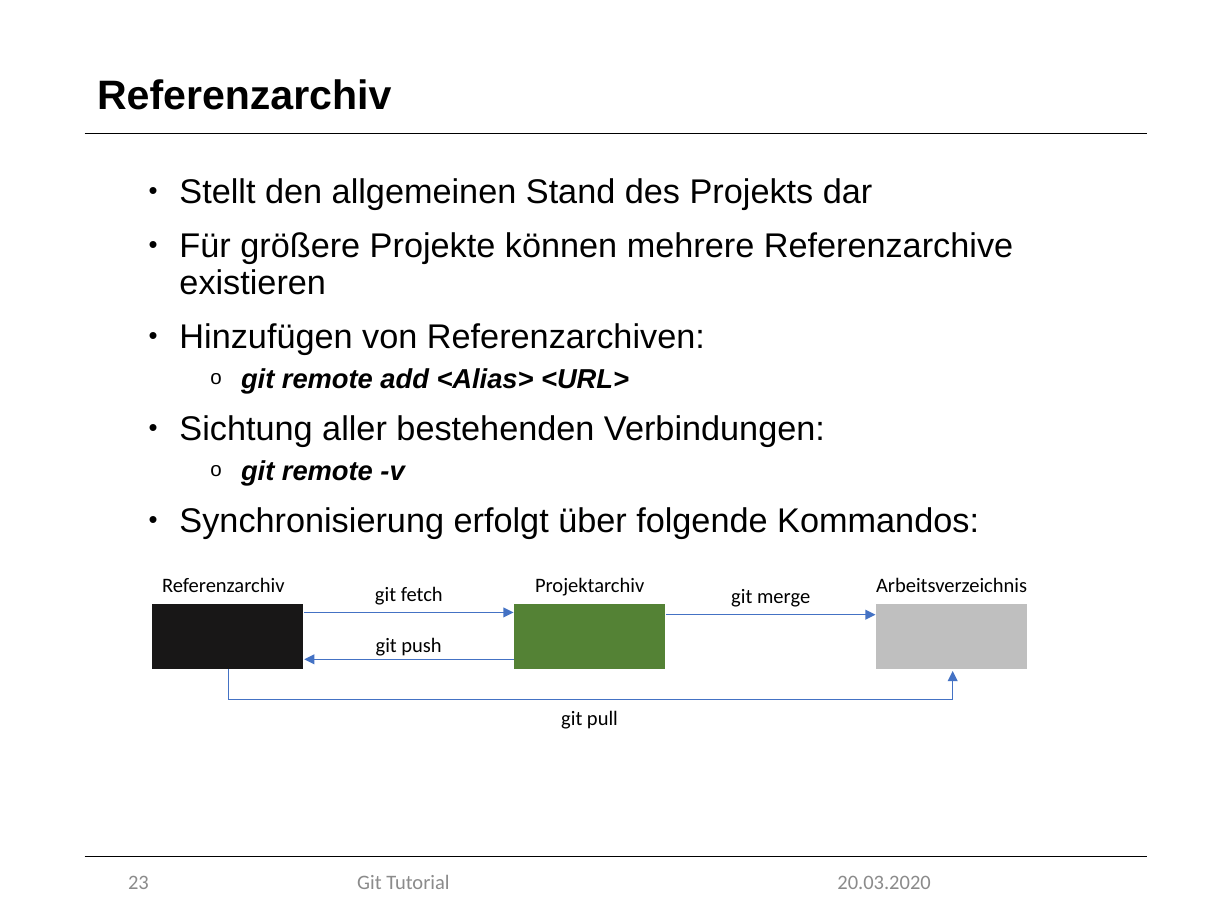
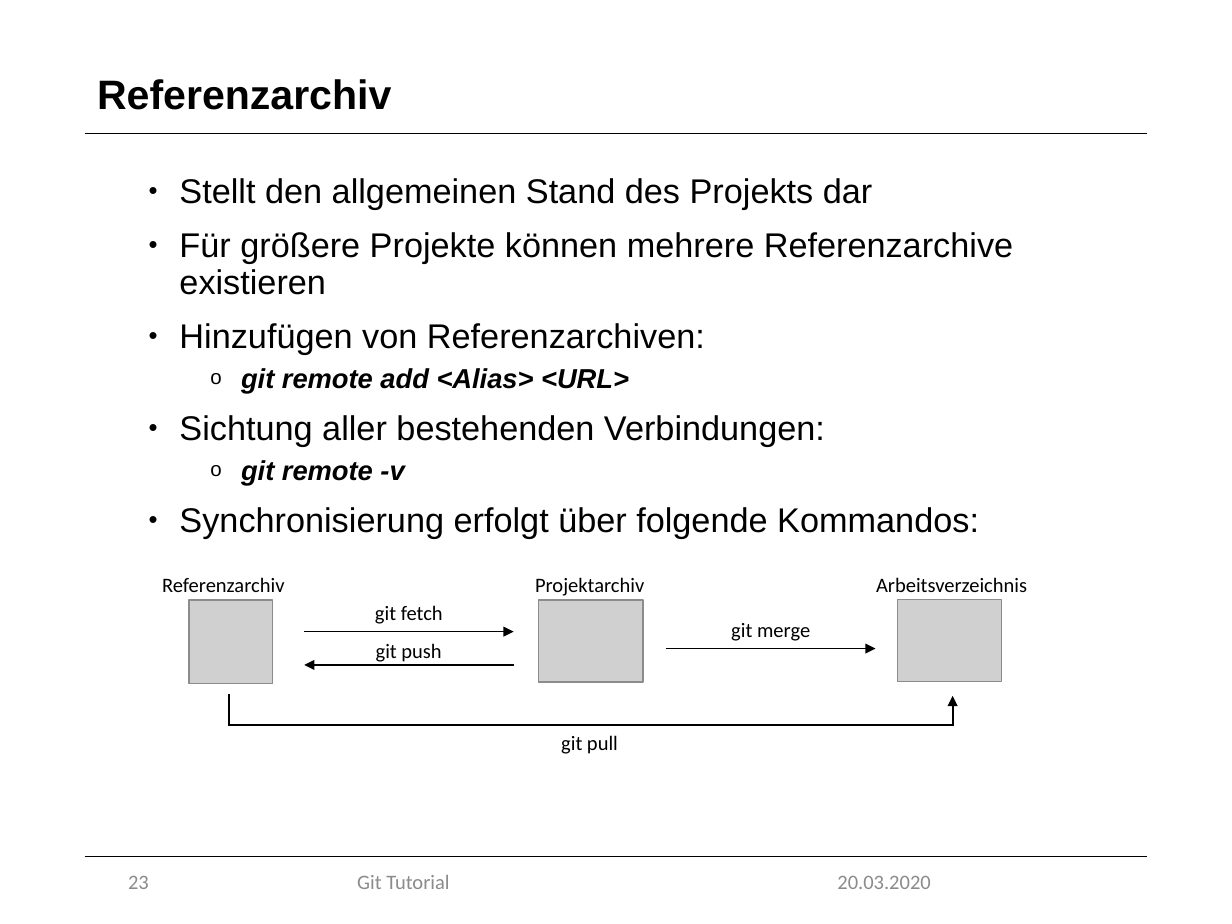
Before and after one commit to marcretzlaff/projektarbeit, a slide deck: slide 23 of Präsentation-90min/Präsentation-90min.pptx. Drawn at 1232x924 pixels with LibreOffice and Linux fonts; fonts in the diff are those of the drawing; grey boxes stand for pictures; background and template pictures are left out. Boxes give left, top, right and bottom in pixels: in the first picture for what was removed or moved away, otherwise in the second. Text is boxed around its words. In the diff, an @@ line names an element or a change of style, - is before the commit and + after.

```diff
--- a/Präsentation-90min/Präsentation-90min.pptx
+++ b/Präsentation-90min/Präsentation-90min.pptx
@@ text "git fetch": place and size @@
-text "git fetch" at bbox=[375, 586, 443, 605]
+text "git fetch" at bbox=[375, 605, 443, 624]
@@ rectangle removed at bbox=[152, 604, 304, 670] @@
@@ picture added at bbox=[188, 600, 272, 684] @@
@@ rectangle removed at bbox=[514, 604, 667, 670] @@
@@ picture added at bbox=[538, 600, 643, 683] @@
@@ text "git merge": place and size @@
-text "git merge" at bbox=[731, 589, 810, 607]
+text "git merge" at bbox=[731, 623, 810, 641]
@@ rectangle removed at bbox=[876, 604, 1029, 670] @@
@@ picture added at bbox=[897, 600, 1002, 683] @@
@@ arrow moved from (304, 612) - (514, 612) to (304, 632) - (514, 632) @@
@@ arrow (304, 632) - (514, 632): stroke #4472C4 0.5 pt to #000000 1 pt @@
@@ text "git push": place and size @@
-text "git push" at bbox=[376, 637, 441, 656]
+text "git push" at bbox=[376, 643, 441, 662]
@@ arrow moved from (667, 615) - (876, 615) to (667, 648) - (876, 648) @@
@@ arrow (667, 648) - (876, 648): stroke #4472C4 0.5 pt to #000000 1 pt @@
@@ arrow moved from (514, 659) - (304, 659) to (514, 665) - (304, 665) @@
@@ arrow (514, 665) - (304, 665): stroke #4472C4 0.5 pt to #000000 1 pt @@
@@ elbow arrow moved from (229, 669) - (952, 671) to (229, 694) - (952, 696) @@
@@ elbow arrow (229, 694) - (952, 696): stroke #4472C4 0.5 pt to #000000 1 pt @@
@@ text "git pull": place and size @@
-text "git pull" at bbox=[561, 710, 618, 729]
+text "git pull" at bbox=[561, 735, 618, 754]
```
Also in this commit, not shown: 4 other slides changed.
